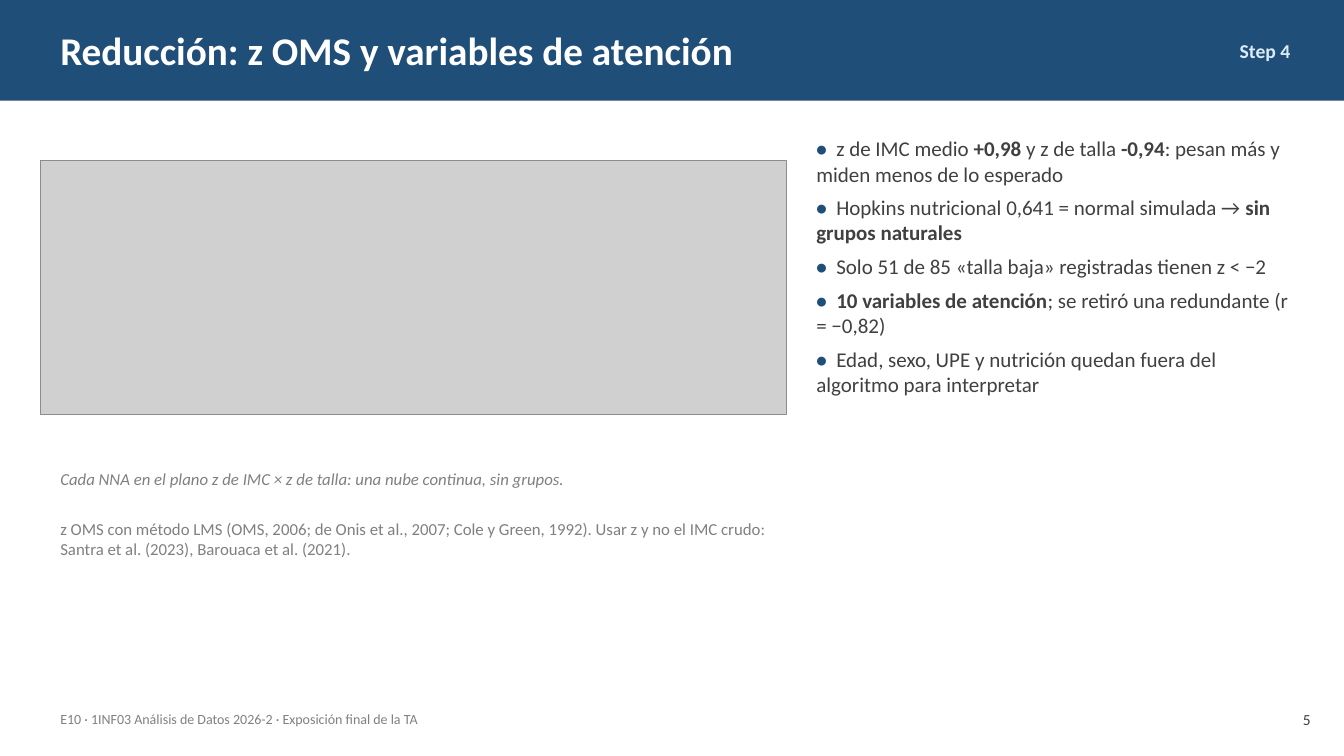
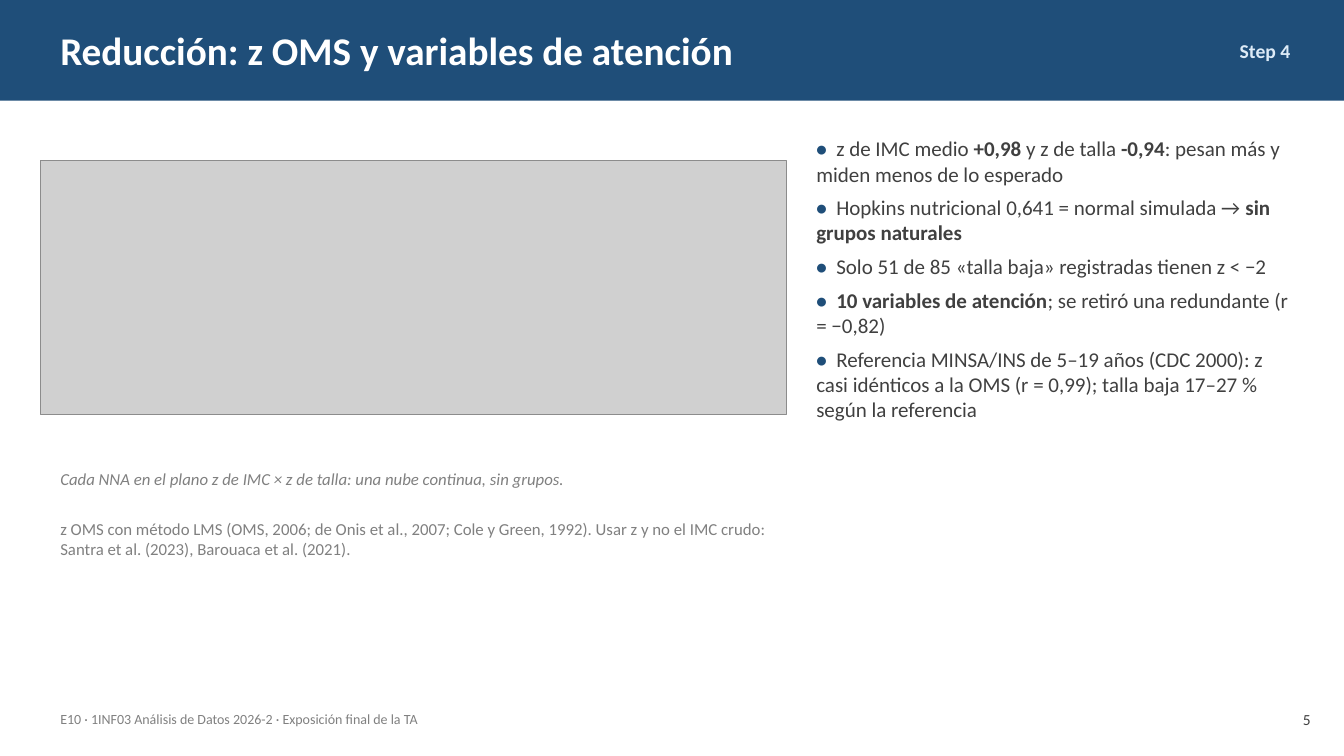
Before and after one commit to AlejandroHancco/TA_Analisis_Datos, a slide deck: slide 5 of entregables/Presentacion_Final_TA_E10.pptx. Drawn at 1344x756 pixels with LibreOffice and Linux fonts; fonts in the diff are those of the drawing; grey boxes stand for pictures. Boxes give left, top, right and bottom in pixels: in the first picture for what was removed or moved away, otherwise in the second. Text is boxed around its words. In the diff, an @@ line names an element or a change of style, - is before the commit and + after.

Commit message:
Sensibilidad a la referencia de crecimiento: OMS 2007 vs CDC 2000 (MINSA/INS)
- src/cdc.py y tablas LMS oficiales del CDC 2000 (cdc_lms/)
- Step4 §7b: comparación de ambas referencias con la clasificación anotada
- Informe: figuras restauradas (se perdían al convertir decimales) y sección de referencia
- Presentación, ficha técnica y README con las prevalencias como rango

```diff
--- a/entregables/Presentacion_Final_TA_E10.pptx
+++ b/entregables/Presentacion_Final_TA_E10.pptx
@@ text at [816, 352, 1262, 421]: text changed @@
-• Edad, sexo, UPE y nutrición quedan fuera del algoritmo para interpretar
+• Referencia MINSA/INS de 5–19 años (CDC 2000): z casi idénticos a la OMS (r = 0,99); talla baja 17–27 % según la referencia
```
Also in this commit, not shown: 3 other slides changed, 20 other files.
